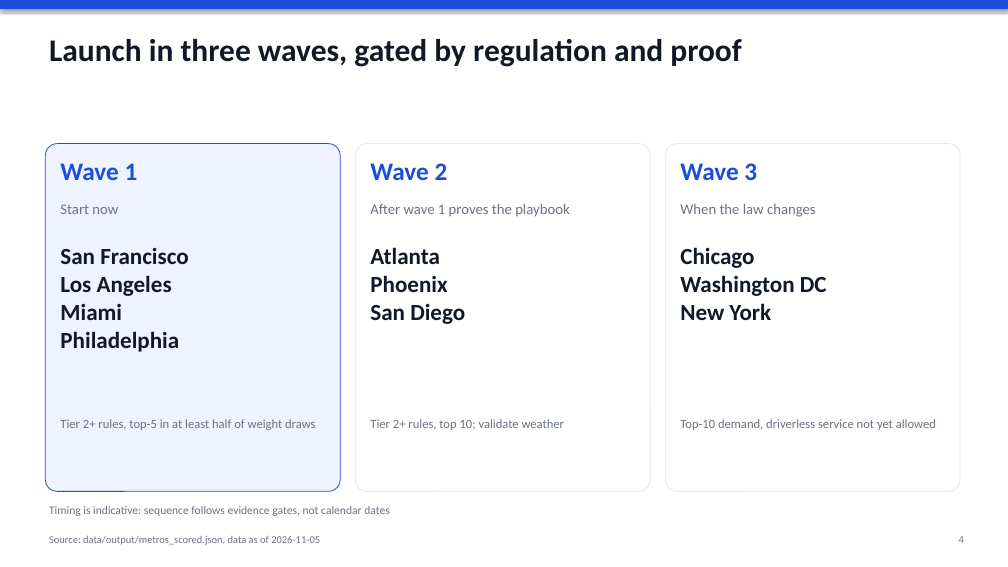
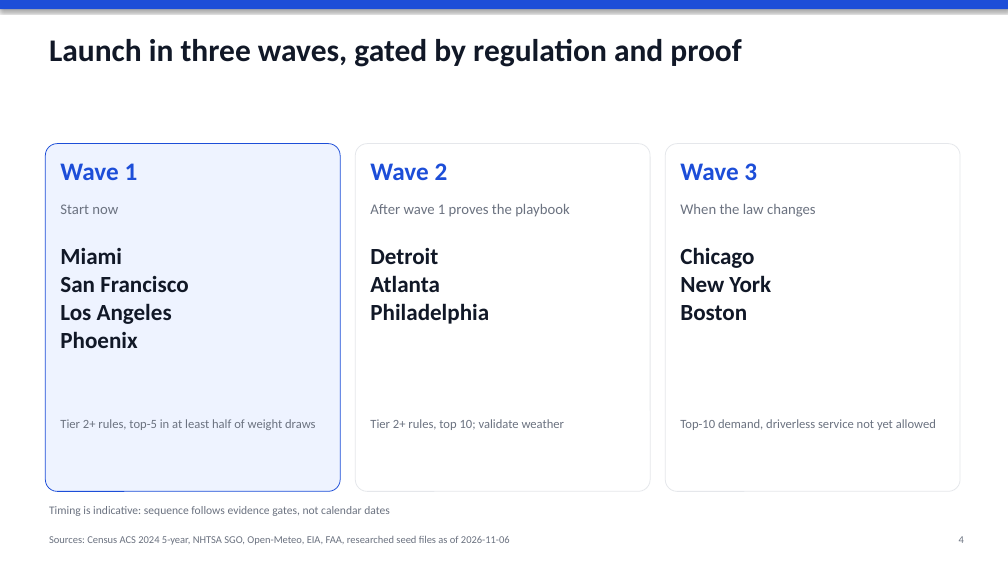
Before and after one commit to jmayank574/av-expansion-strategy, a slide deck: slide 4 of reports/deck.pptx. Drawn at 1008x567 pixels with LibreOffice and Linux fonts; fonts in the diff are those of the drawing. Boxes give left, top, right and bottom in pixels: in the first picture for what was removed or moved away, otherwise in the second. Text is boxed around its words. In the diff, an @@ line names an element or a change of style, - is before the commit and + after.

```diff
--- a/reports/deck.pptx
+++ b/reports/deck.pptx
@@ text at (60,248,122,264): paragraph added @@
+Miami
@@ text at (370,248,438,264): paragraph added @@
+Detroit
@@ text at (680,275,827,296): paragraph removed @@
-Washington DC
@@ text at (370,303,489,324): text changed @@
-Phoenix
-San Diego
+Philadelphia
@@ text at (680,305,747,320): paragraph added @@
+Boston
@@ text at (60,331,137,348): text changed @@
-Miami
-Philadelphia
+Phoenix
@@ text at (49,536,510,545): text changed @@
-Source: data/output/metros_scored.json, data as of 2026-11-05
+Sources: Census ACS 2024 5-year, NHTSA SGO, Open-Meteo, EIA, FAA, researched seed files as of 2026-11-06
```
Also in this commit, not shown: 5 other slides changed, 1 slide added, 1 slide removed, 37 other files.
